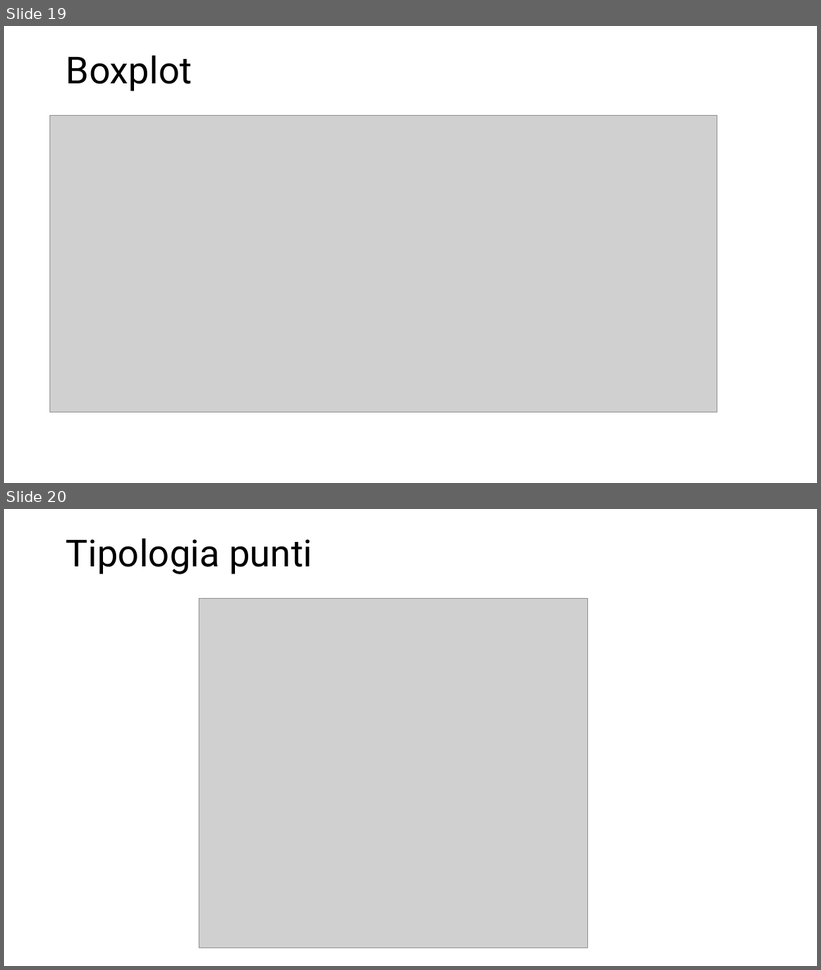
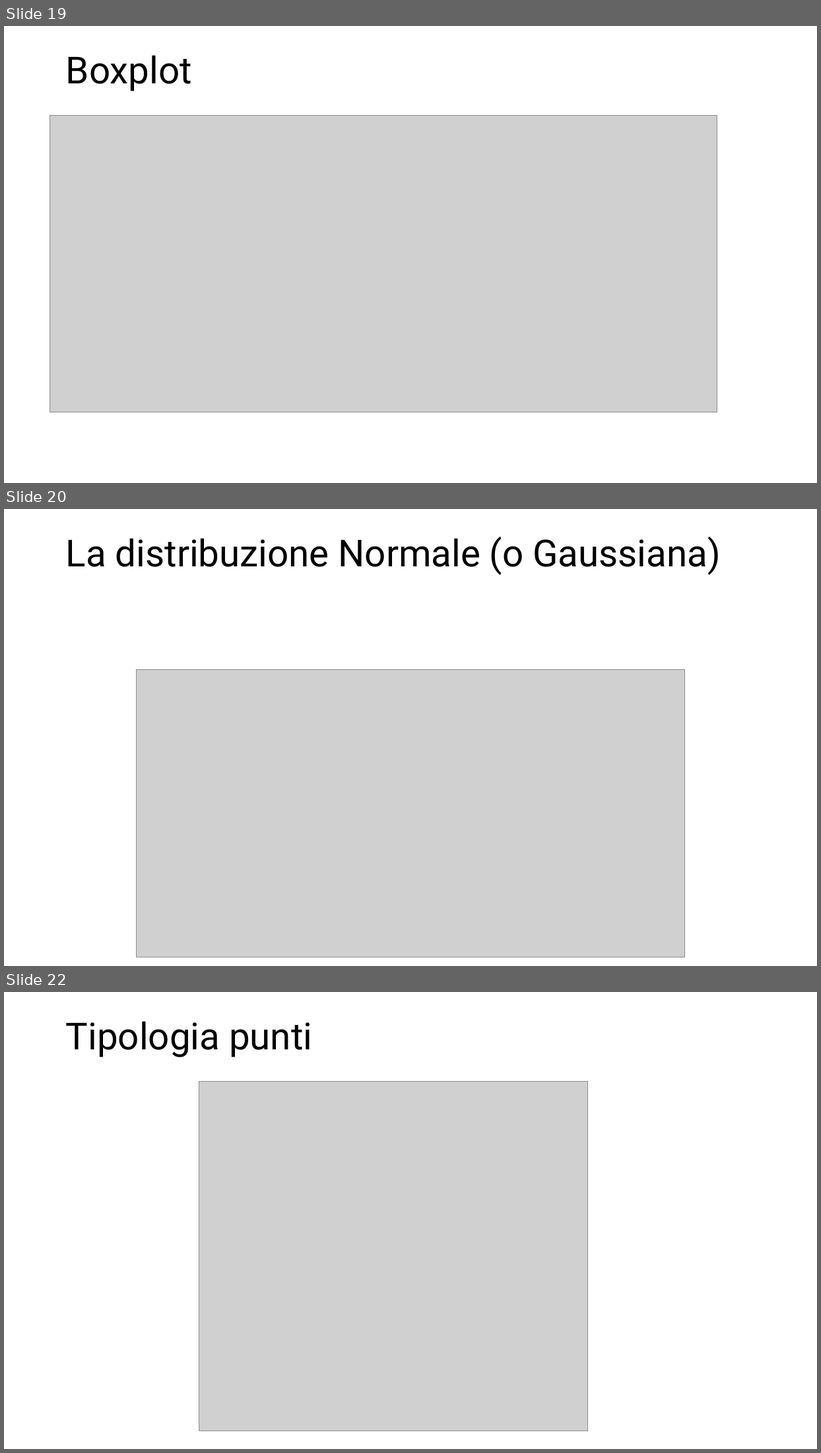
Before and after one commit to rborgoni/B.STAT.5, a slide deck: Slide/BSTAT5 - IntroR.pptx. Shown one above the other, each under a label of ours: slides 19 and 20 before the commit, slides 19, 20 and 22 after it; the slides between them are not shown. The pictures are 821x970 and 821x1453 pixels, drawn with LibreOffice and Linux fonts; fonts in the diff are those of the drawing; grey boxes stand for pictures. Boxes give left, top, right and bottom in pixels: in the first picture for what was removed or moved away, otherwise in the second. Text is boxed around its words. In the diff, an @@ line names an element or a change of style, - is before the commit and + after.

```diff
--- a/Slide/BSTAT5 - IntroR.pptx
+++ b/Slide/BSTAT5 - IntroR.pptx
@@ slide 20 added at bbox=[4, 509, 817, 966], background #FFFFFF @@
@@ title added at bbox=[66, 537, 720, 575], 44 pt, text #000000 @@
+La distribuzione Normale (o Gaussiana)
@@ picture added at bbox=[137, 669, 685, 958] @@
@@ what was slide 20 is now slide 22 @@
```
Also in this commit, not shown: 1 other slide added, 3 other files.
